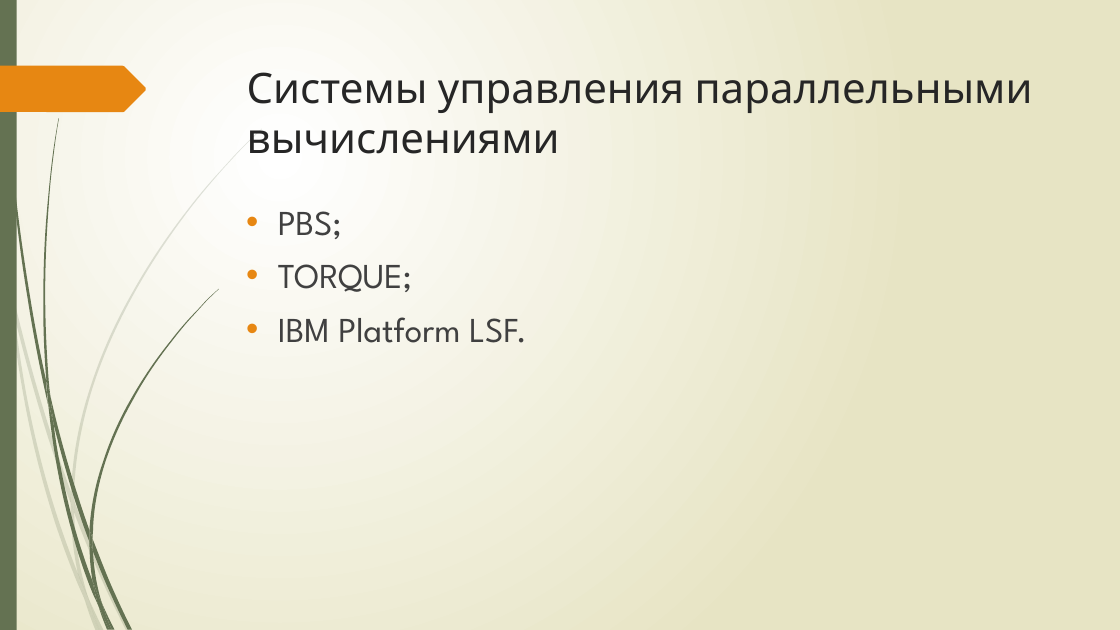
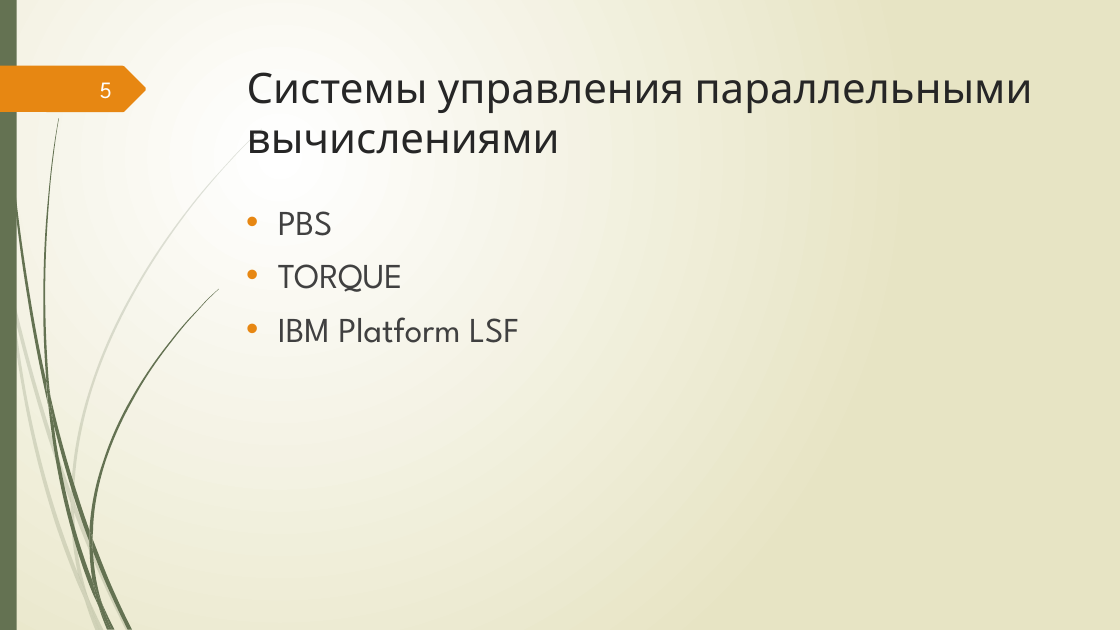
Before and after one commit to IbragimGabi/Diploma, a slide deck: slide 5 of презентация.pptx. Drawn at 1120x630 pixels with LibreOffice and Linux fonts; fonts in the diff are those of the drawing. Boxes give left, top, right and bottom in pixels: in the first picture for what was removed or moved away, otherwise in the second. Text is boxed around its words. In the diff, an @@ line names an element or a change of style, - is before the commit and + after.

```diff
--- a/презентация.pptx
+++ b/презентация.pptx
@@ page number added at (100, 82, 112, 99), 20 pt, text #FEFFFF @@
+5
@@ text at (278, 211, 519, 343): text changed @@
-• PBS;
-• TORQUE;
-• IBM Platform LSF.
+• PBS
+• TORQUE
+• IBM Platform LSF
```
Also in this commit, not shown: 7 other slides changed, 2 slides added, 2 slides removed.
